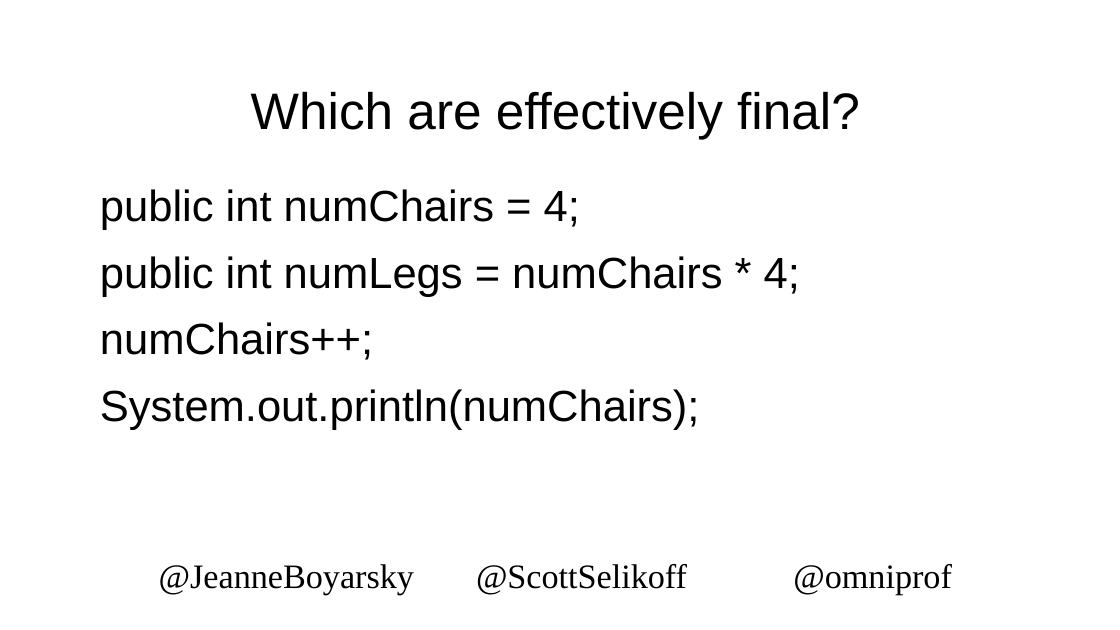
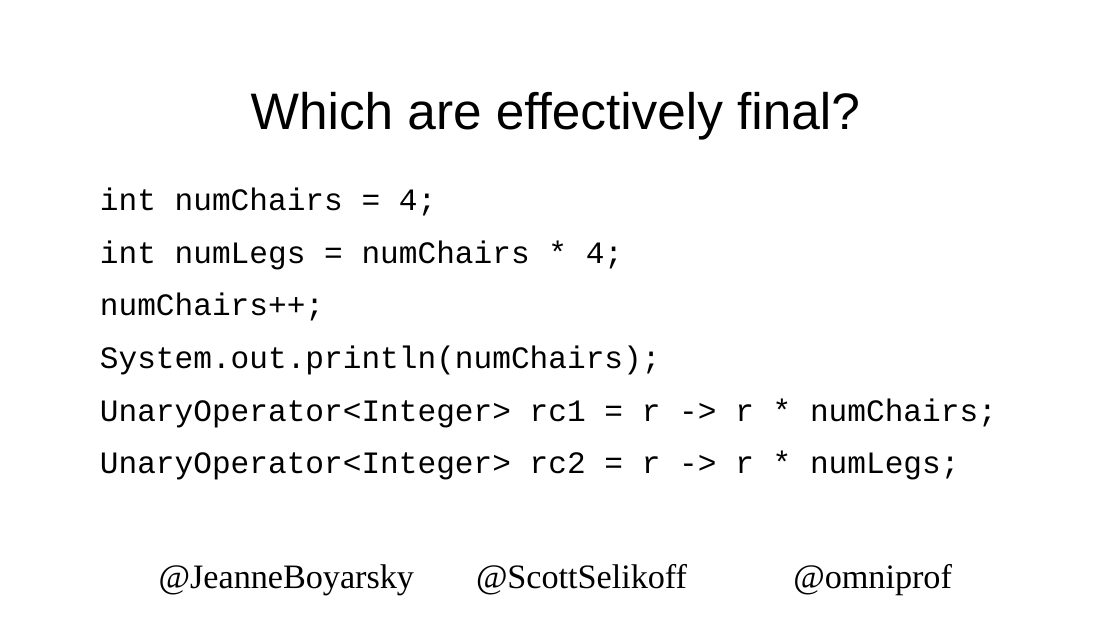
Before and after one commit to boyarsky/2019-oraclecodeone-cert-hol, a slide deck: slide 32 of 2019-OracleCodeOne-HOL.pptx (slide 31 before the commit). Drawn at 1120x630 pixels with LibreOffice and Linux fonts; fonts in the diff are those of the drawing; background and template pictures are left out. Boxes give left, top, right and bottom in pixels: in the first picture for what was removed or moved away, otherwise in the second. Text is boxed around its words. In the diff, an @@ line names an element or a change of style, - is before the commit and + after.

```diff
--- a/2019-OracleCodeOne-HOL.pptx
+++ b/2019-OracleCodeOne-HOL.pptx
@@ text at (x1=100, y1=188, x2=623, y2=270): text changed; size 28 to 20 pt; font Arial to Courier New @@
-public int numChairs = 4;
-public int numLegs = numChairs * 4;
+int numChairs = 4;
+int numLegs = numChairs * 4;
@@ text at (x1=100, y1=293, x2=661, y2=375): size 28 to 20 pt, font Arial to Courier New in "numChairs++;", "System.out.println(numChairs);" @@
@@ text at (x1=100, y1=398, x2=997, y2=480): paragraphs added @@
+UnaryOperator<Integer> rc1 = r -> r * numChairs;
+UnaryOperator<Integer> rc2 = r -> r * numLegs;
```
Also in this commit, not shown: 33 other slides changed, 1 slide added, 1 other file.
